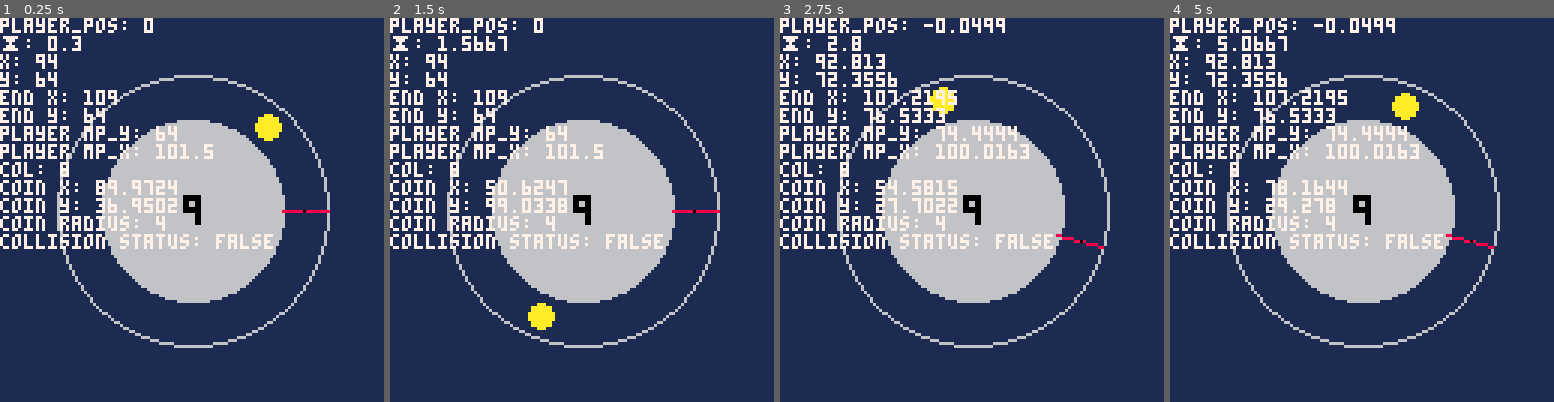
Above: before the commit, frames 1-4 (left to right).
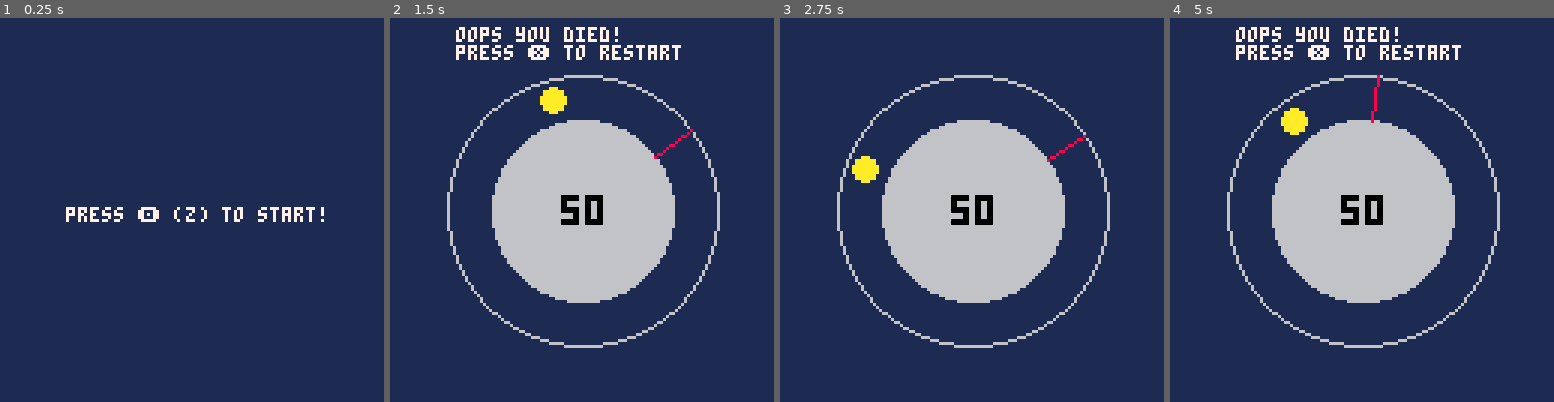
Above: after the commit, the same moments.

Repository: kdiab/carts
Game: PICO-8 cartridge lock/lock.p8
Two runs of this game, one before a commit and one after it. Both use one fixed random seed, a clock stepped at 60 frames per second and the inputs below.
Inputs:
- Up to frame 1 (0.25 s): no input
- Up to frame 2 (1.5 s): tap O (Z key) at 0.33, 0.7, 1.43 s; tap X (X key) at 1.07 s
- Up to frame 3 (2.75 s): tap X (X key) at 2.07, 2.4, 2.73 s; tap O (Z key) at 2.22 s; hold Down from 2.42 s (still down)
- Up to frame 4 (5 s): release Down at 2.82 s; tap X (X key) every 0.33 s from 3.07 to 4.73 s; tap O (Z key) at 3.1, 3.98, 4.87 s; hold Up 3.58-4.08 s; hold Down from 4.58 s (still down)

The runs differ from the first frame. In frame 1, 25% of the frame differs, in the area x 0-86%, y 0-86%; in frame 2, 9.9%; in frame 3, 9.8%; in frame 4, 11%.

Commit message:
death, collisions, trig, idkkk

Diff:
--- a/lock/lock.p8
+++ b/lock/lock.p8
@@ -4,30 +4,40 @@
 --init
 function _init()
 		--general
-		debug             = true
+		debug             =	false
 		bg                = 1
 		game_state        = "menu"
 		--player
-		dial_speed        = 0.1
-		dial_acceleration = 1
-		dial_direction    = 1
-		player = {
-		start_x           = 0,
-		start_y           = 0,
-		end_x             = 0,
-		end_y             = 0,
+		dial_speed        = 0.01
+		dial_direction    = -1
+		wall_direction    = 1
+		pos               = 0
+		coin_pos										= 0
+		player            = {
+		start_x           = -100,
+		start_y           = -100,
+		end_x             = -100,
+		end_y             = -100,
 		col               = 8}
 		--lock
 		lock_counter      = 50
 		--coin
 		coin_is_spawned 		= false
-		coin_radius = 4
-		coin_color = 10
-		coin = {
-		x																	= 0,
-		y																	= 0,
+		coin_radius       = 4
+		coin_color        = 10
+		coin              = {
+		x																	= -100,
+		y																	= -100,
 		r                 = coin_radius,
 		col               = coin_color}
+		--wall
+		wall              = {
+		x																	= -100,
+		y                 = -100,
+		r                 = 2,
+		col               = 11}
+		--particles
+		particles 								= {}
 		if debug then
 				debug_init()
 		end
@@ -36,7 +46,7 @@
 function debug_init()
 		game_state   = "game"
 		lock_counter = 9
-		pos          = 0
+		dbg_pos      = 0
 end
 
 -->8
@@ -47,15 +57,20 @@
 				update_menu()
 		elseif game_state == "game" then
 				update_game()
+		elseif game_state == "dead" then
+				update_death()
 		end
 end
 
 function _draw()
-		cls(bg)
 		if game_state == "menu" then
+				cls(bg)
 				draw_menu()
 		elseif game_state == "game" then
+				cls(bg)
 				draw_game()
+		elseif game_state == "dead" then
+				draw_death()
 		end
 
 		if debug then
@@ -79,16 +94,18 @@
 
 function update_game()
 		update_player()
+		if intersect(wall) then
+				game_state = "dead"
+		end
+		collect_coin()
 		local offset = 64
 		local inner  = 30
 		local outer  = 45
-		local a = rnd(1)
 		create_coin(
 		offset,
 		offset,
 		inner,
-		outer,
-		a)
+		outer)
 		if debug then
 				debug_movement()
 		end
@@ -99,12 +116,26 @@
 		draw_coin()
 		draw_player()
 end
+
+function collect_coin()
+		if btnp(4) then
+				if not intersect(coin) then
+						game_state = "dead"
+				else
+						coin_is_spawned = false
+						lock_counter -= 1
+						dial_speed *= dial_direction
+				end
+		end
+end
 -->8
 --player
 
 function update_player()
-    local angle = dial_direction * time() * dial_speed * dial_acceleration
+    pos += dial_speed
+    local angle = pos
     if debug then
+    		pos = dbg_pos
     		angle = dial_direction * pos
    	end
     local inner_radius = 30
@@ -151,15 +182,23 @@
 		x_offset,
 		y_offset,
 		inner_radius,
-		outer_radius,
-		angle)
+		outer_radius)
 		if not coin_is_spawned then
+				local default = 0.25
+				coin_pos += rnd(0.2) + default
+				local angle = coin_pos
 				local m = (inner_radius + outer_radius) / 2
 				local x = x_offset + cos(angle) * m
 				local y = y_offset + sin(angle) * m
 				coin.x = x
 				coin.y = y
 				coin_is_spawned = true
+				create_wall(
+				x_offset,
+				y_offset,
+				inner_radius,
+				outer_radius)
+				wall_direction *= -1
 		end
 end
 
@@ -167,26 +206,125 @@
 		circfill(coin.x, coin.y, coin.r, coin.col)
 end
 -->8
+--wall
+
+function create_wall(
+		x_offset,
+		y_offset,
+		inner_radius,
+		outer_radius)
+				local angle = coin_pos + (0.05 * wall_direction)
+				local m = (inner_radius + outer_radius) / 2
+				local x = x_offset + cos(angle) * m
+				local y = y_offset + sin(angle) * m
+				wall.x = x
+				wall.y = y
+end
+
+function draw_wall()
+		circfill(wall.x, wall.y, wall.r, wall.col)
+end
+-->8
 --collision
-function intersect()
-    local coin_x = coin.x - 64  -- coin relative to center
-    local coin_y = coin.y - 64
+function intersect(a)
+    local x = a.x - 64  -- a relative to center
+    local y = a.y - 64
     local player_mx = (player.start_x + player.end_x)/2 - 64  -- player midpoint relative to center
     local player_my = (player.start_y + player.end_y)/2 - 64
 
-    local dx = coin_x - player_mx
-    local dy = coin_y - player_my
+    local dx = x - player_mx
+    local dy = y - player_my
     local distance_squared = dx*dx + dy*dy
 
-    local collision_radius = coin.r + 1 -- 1 for padding
+    local collision_radius = a.r + 1.5 -- 1 for padding
     return distance_squared < collision_radius * collision_radius
 end
 -->8
+--death
+
+function update_death()
+		if btn(❎) then
+				init()
+				game_state = "game"
+		end
+end
+
+function draw_death()
+		print("oops you died!",22,3,7)
+		print("press ❎ to restart")
+end
+
+function init()
+		--player
+		dial_speed        = 0.01
+		dial_direction    = -1
+		wall_direction    = 1
+		pos               = 0
+		coin_pos										= 0
+		player            = {
+		start_x           = -100,
+		start_y           = -100,
+		end_x             = -100,
+		end_y             = -100,
+		col               = 8}
+		--lock
+		lock_counter      = 50
+		--coin
+		coin_is_spawned 		= false
+		coin_radius       = 4
+		coin_color        = 10
+		coin              = {
+		x																	= -100,
+		y																	= -100,
+		r                 = coin_radius,
+		col               = coin_color}
+		--wall
+		wall              = {
+		x																	= -100,
+		y                 = -100,
+		r                 = 2,
+		col               = 11}
+end
+-->8
+--particles
+
+function add_particles(a)
+		for i = 1, 10 do
+				part = {
+				x=a.x+rnd(15),
+				y=a.y-11+rnd(20),
+				r=a.r,
+				col=a.c,
+				life=6
+				}
+				add(particles, part)
+		end
+end
+
+function update_particles()
+		for p in all(particles) do
+				p.life -= .3
+				p.y -= 1
+				p.r -= .1
+				if p.life <= 0 then
+						del(particles, p)
+				end
+		end
+end
+
+function draw_particles()
+		cls(1)
+		spr(1,player.x,player.y,2,2)
+		for p in all(particles) do
+				circfill(p.x,p.y,p.r,p.c)
+		end
+end
+-->8
 --dbg
 
 function debug_movement()
-		if btn(⬆️) then pos += 0.005 end
-		if btn(⬇️) then pos -= 0.005 end
+		if btn(⬆️) then dbg_pos += 0.005 end
+		if btn(⬇️) then dbg_pos -= 0.005 end
 		if btn(❎) then coin_is_spawned = false end
 end
 
@@ -194,7 +332,7 @@
 	local player_midpoint_y = (player.start_y + player.end_y)/2
 	local player_midpoint_x = (player.start_x + player.end_x)/2
 	circ(player_midpoint_x,player_midpoint_y,0,0)
-	print("player_pos: "..pos..
+	print("player_pos: "..dbg_pos..
 	"\n⧗: "..time()..
 	"\nx: "..player.start_x..
 	"\ny: "..player.start_y..
@@ -206,9 +344,14 @@
 	"\ncoin x: "..coin.x..
 	"\ncoin y: "..coin.y..
 	"\ncoin radius: "..coin.r..
-	"\ncollision status: "..tostr(intersect())
+	"\ncoin pos: "..coin_pos..
+	"\nwall direction: "..wall_direction..
+	"\ncollision status: "..tostr(intersect(coin))..
+	"\ndead status: "..tostr(intersect(wall))
+
 	,0,0,7
 	)
+	draw_wall()
 end
 __gfx__
 00000000000000000000000000000000000000000000000000000000000000000000000000000000000000000000000000000000000000000000000000000000
